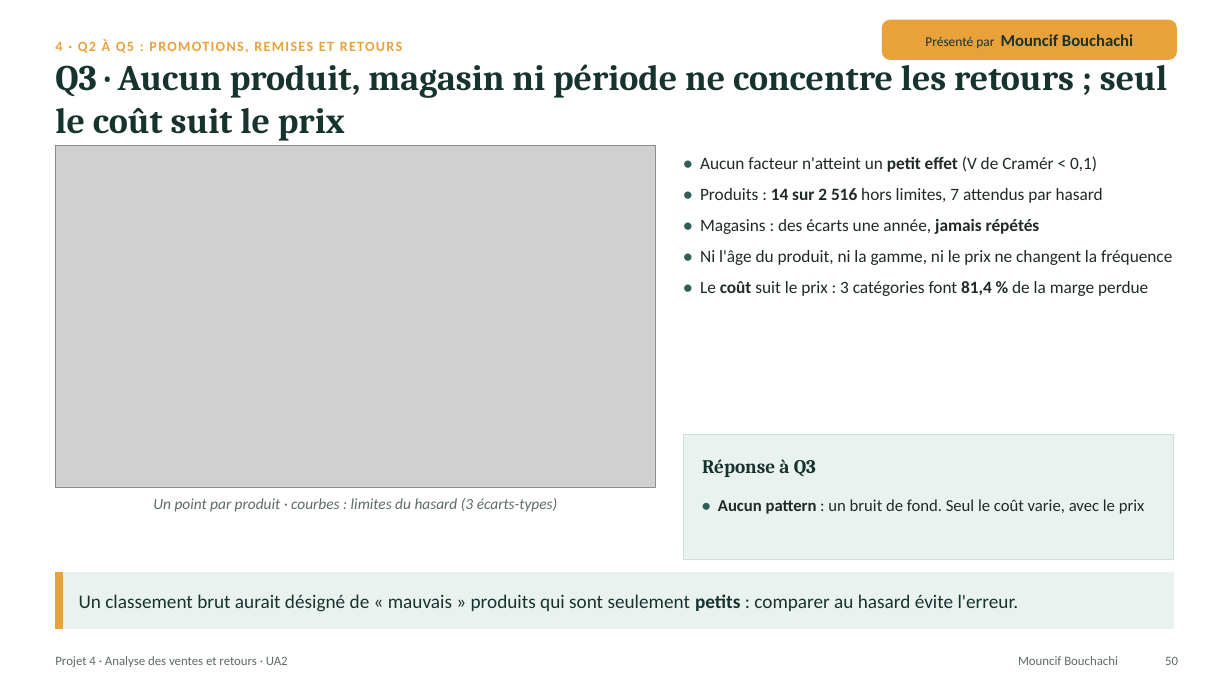
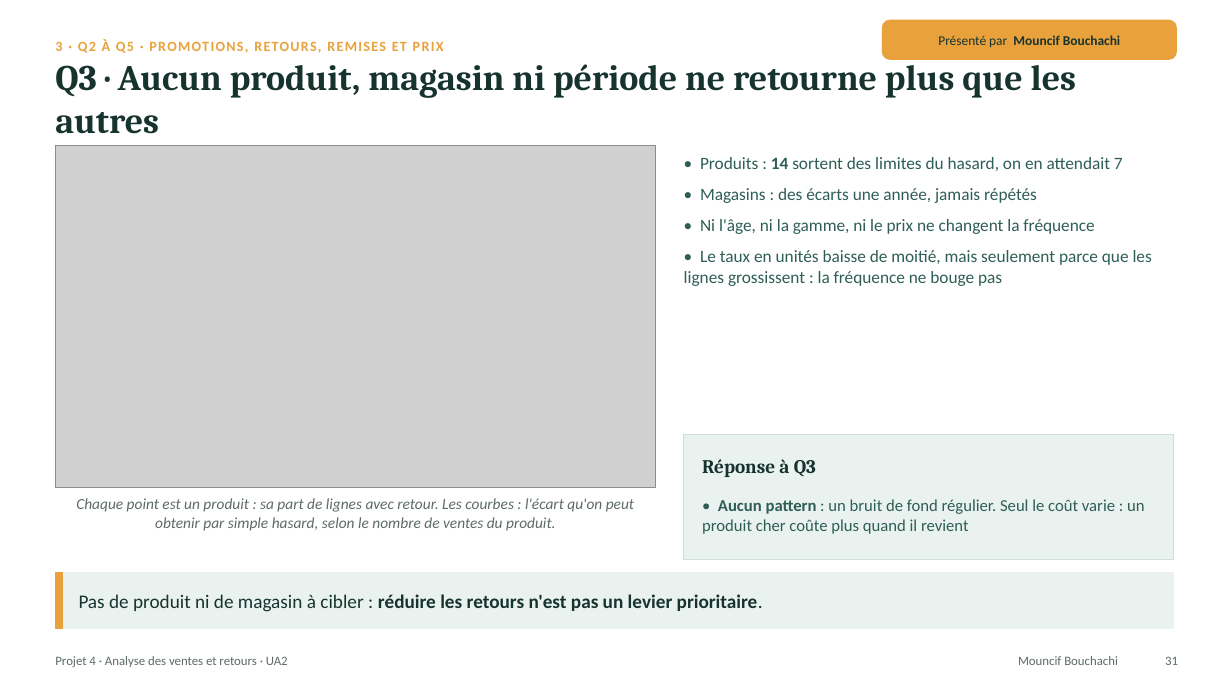
Before and after one commit to lezoul/projet4-contoso, a slide deck: slide 31 of reports/presentations/UA2_presentation_L3_L4.pptx (slide 50 before the commit). Drawn at 1232x693 pixels with LibreOffice and Linux fonts; fonts in the diff are those of the drawing; grey boxes stand for pictures. Boxes give left, top, right and bottom in pixels: in the first picture for what was removed or moved away, otherwise in the second. Text is boxed around its words. In the diff, an @@ line names an element or a change of style, - is before the commit and + after.

Commit message:
UA2 : présentation v6 (réorganisation par question, charges en part du CA, leviers sans double compte, tableaux corrigés) et rapport L3+L4 corrigé

```diff
--- a/reports/presentations/UA2_presentation_L3_L4.pptx
+++ b/reports/presentations/UA2_presentation_L3_L4.pptx
@@ text "Présenté par Mouncif Bouchachi" at <box>938,35,1120,47</box>: size 13 to 10.5 pt in "Mouncif Bouchachi" @@
@@ text at <box>55,39,444,53</box>: text changed @@
-4 · Q2 À Q5 : PROMOTIONS, REMISES ET RETOURS
+3 · Q2 À Q5 · PROMOTIONS, RETOURS, REMISES ET PRIX
@@ text at <box>55,57,1077,134</box>: text changed @@
-Q3 · Aucun produit, magasin ni période ne concentre les retours ; seul le coût suit le prix
+Q3 · Aucun produit, magasin ni période ne retourne plus que les autres
@@ text at <box>700,157,1123,171</box>: text changed; text colour #1F2A28 to #2E5E55 @@
-• Aucun facteur n'atteint un petit effet (V de Cramér < 0,1)
-• Produits : 14 sur 2 516 hors limites, 7 attendus par hasard
+• Produits : 14 sortent des limites du hasard, on en attendait 7
@@ text at <box>700,188,1037,203</box>: text colour #1F2A28 to #2E5E55 in "Magasins : des écarts une année, jamais ..."; bold off in "• jamais répétés" @@
@@ text at <box>684,219,1152,286</box>: text changed; text colour #1F2A28 to #2E5E55 @@
-• Ni l'âge du produit, ni la gamme, ni le prix ne changent la fréquence
-• Le coût suit le prix : 3 catégories font 81,4 % de la marge perdue
+• Ni l'âge, ni la gamme, ni le prix ne changent la fréquence
+• Le taux en unités baisse de moitié, mais seulement parce que les lignes grossissent : la fréquence ne bouge pas
@@ text at <box>76,498,634,531</box>: text changed @@
-Un point par produit · courbes : limites du hasard (3 écarts-types)
+Chaque point est un produit : sa part de lignes avec retour. Les courbes : l'écart qu'on peut obtenir par simple hasard, selon le nombre de ventes du produit.
@@ text at <box>702,499,1144,534</box>: text changed; text colour #1F2A28 to #2E5E55 @@
-• Aucun pattern : un bruit de fond. Seul le coût varie, avec le prix
+• Aucun pattern : un bruit de fond régulier. Seul le coût varie : un produit cher coûte plus quand il revient
@@ text at <box>79,594,763,612</box>: text changed; bold on @@
-Un classement brut aurait désigné de « mauvais » produits qui sont seulement petits : comparer au hasard évite l'erreur.
+Pas de produit ni de magasin à cibler : réduire les retours n'est pas un levier prioritaire.
@@ text at <box>1165,656,1178,665</box>: text changed @@
-50
+31
```
Also in this commit, not shown: 32 other slides changed, 11 slides removed, 1 other file.
